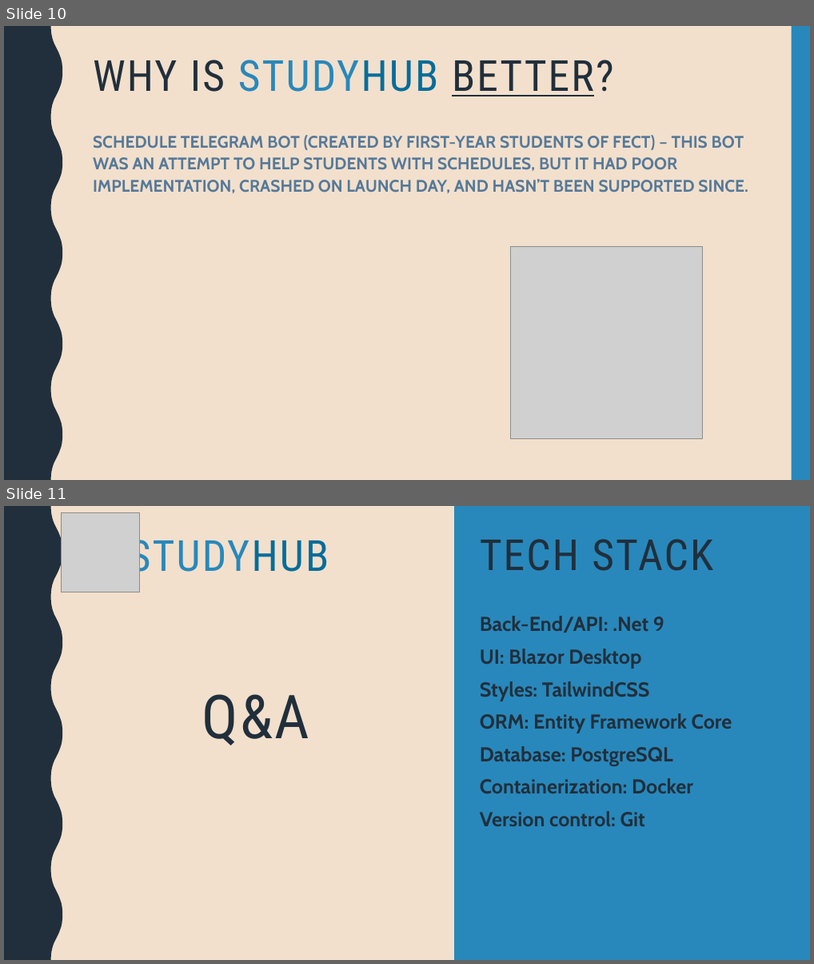
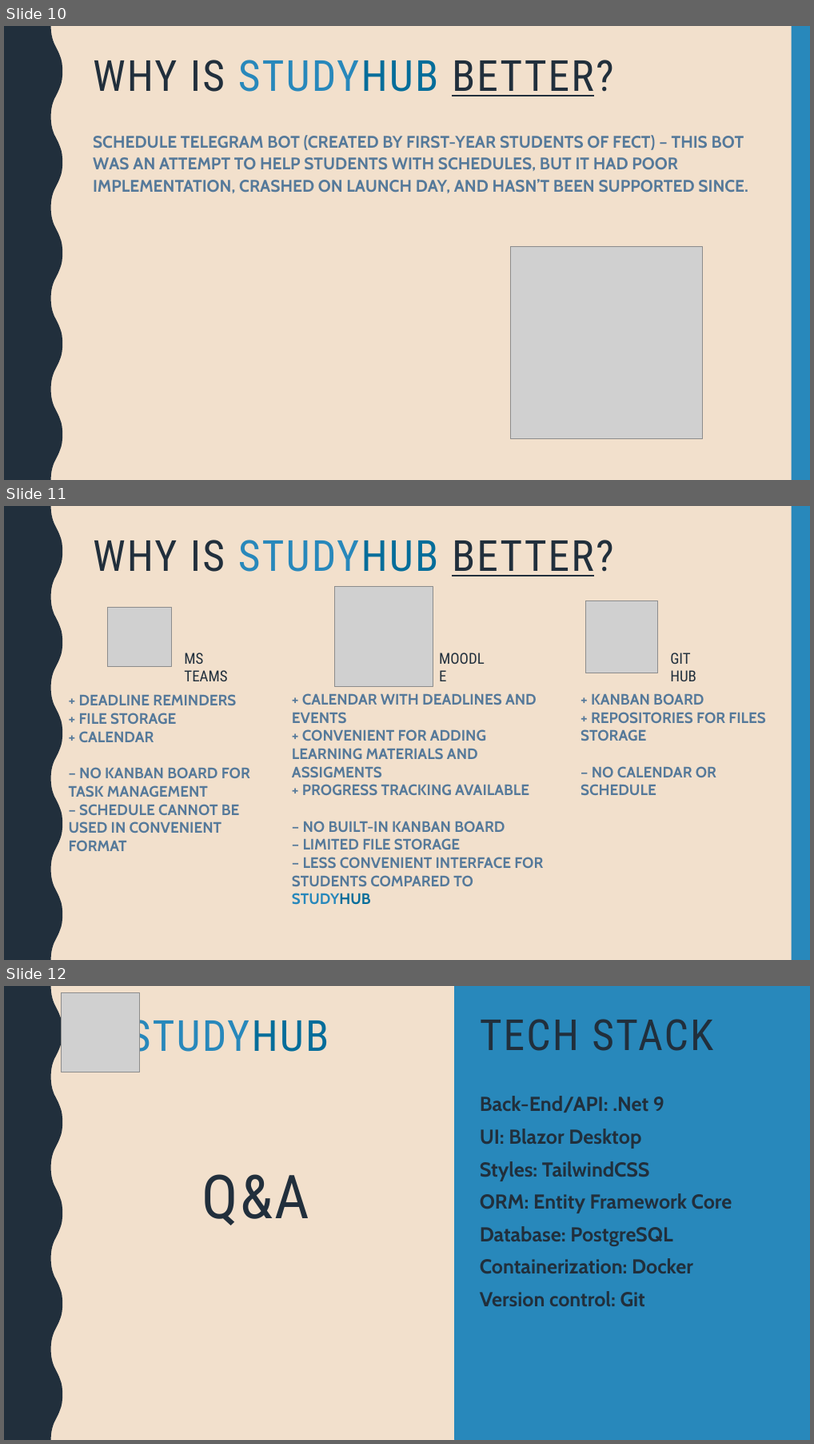
Before and after one commit to Kitukl/PI2025_FireDucks_2.0, a slide deck: Documents/StudyHUB_by_FireDucks.pptx. Shown one above the other, each under a label of ours: slides 10 and 11 before the commit, slides 10, 11 and 12 after it. The pictures are 814x964 and 814x1444 pixels, drawn with LibreOffice and Linux fonts; fonts in the diff are those of the drawing; grey boxes stand for pictures. Boxes give left, top, right and bottom in pixels: in the first picture for what was removed or moved away, otherwise in the second. Text is boxed around its words. In the diff, an @@ line names an element or a change of style, - is before the commit and + after.

Commit message:
Presentation update. Wireframes upload

```diff
--- a/Documents/StudyHUB_by_FireDucks.pptx
+++ b/Documents/StudyHUB_by_FireDucks.pptx
@@ slide 11 added at box(4, 506, 810, 960), background #F2E0CC; not listed: 2 template elements that a slide beside it also shows @@
@@ title added at box(93, 540, 614, 576), 51 pt, text #212F3C @@
+WHY IS STUDYHUB BETTER?
@@ picture added at box(335, 587, 434, 686) @@
@@ picture added at box(586, 601, 658, 673) @@
@@ picture added at box(108, 607, 172, 666) @@
@@ text added at box(434, 646, 494, 670), 18 pt, text #212F3C @@
+MOODLE
@@ text added at box(184, 652, 227, 681), 18 pt, text #212F3C @@
+MS TEAMS
@@ text added at box(670, 652, 697, 681), 18 pt, text #212F3C @@
+GIT HUB
@@ text added at box(69, 694, 250, 851), 18 pt, text #55799A, bold @@
++ DEADLINE REMINDERS
++ FILE STORAGE
++ CALENDAR
+– NO KANBAN BOARD FOR TASK MANAGEMENT
+– SCHEDULE CANNOT BE USED IN CONVENIENT FORMAT
@@ text added at box(292, 693, 543, 904), 18 pt, text #55799A, bold @@
++ CALENDAR WITH DEADLINES AND EVENTS
++ CONVENIENT FOR ADDING LEARNING MATERIALS AND ASSIGMENTS
++ PROGRESS TRACKING AVAILABLE
+– NO BUILT-IN KANBAN BOARD
+– LIMITED FILE STORAGE
+– LESS CONVENIENT INTERFACE FOR STUDENTS COMPARED TO STUDYHUB
@@ text added at box(581, 693, 766, 795), 18 pt, text #55799A, bold @@
++ KANBAN BOARD
++ REPOSITORIES FOR FILES STORAGE
+– NO CALENDAR OR SCHEDULE
@@ what was slide 11 is now slide 12 @@
```
Also in this commit, not shown: 1 other file.
